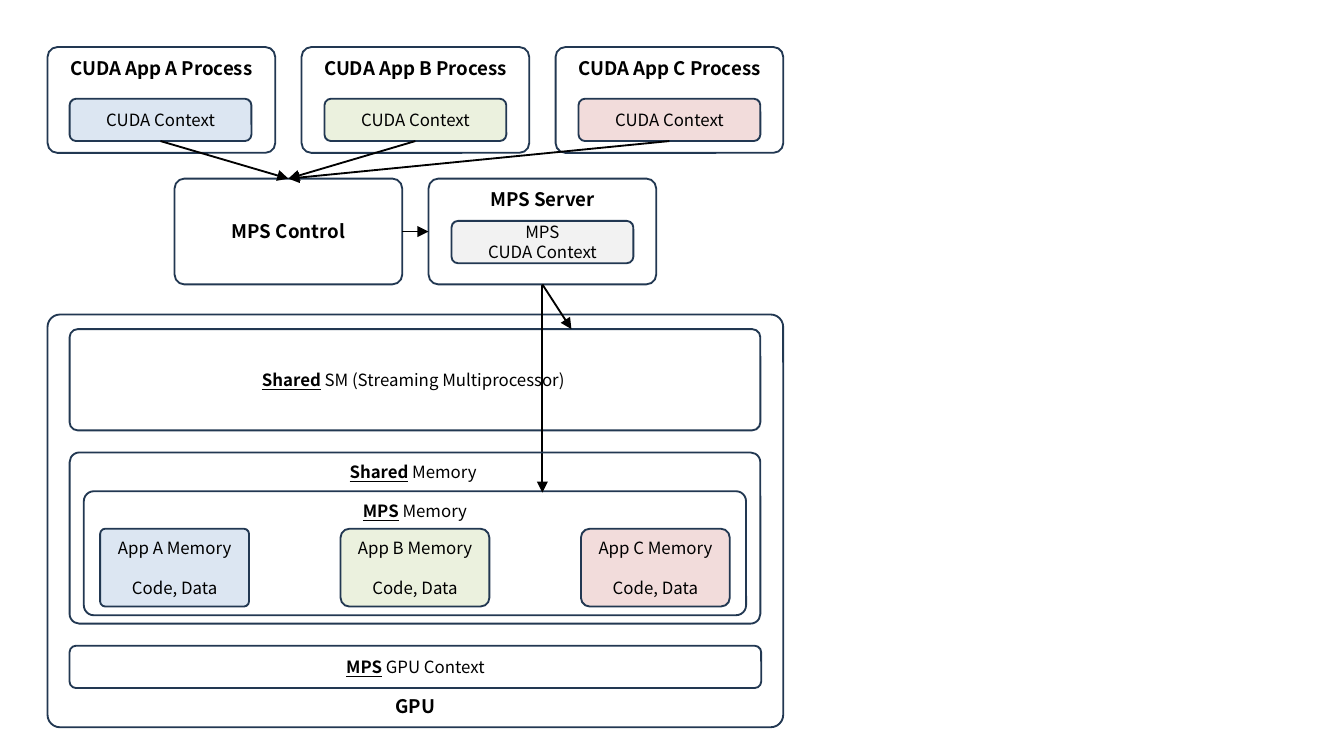
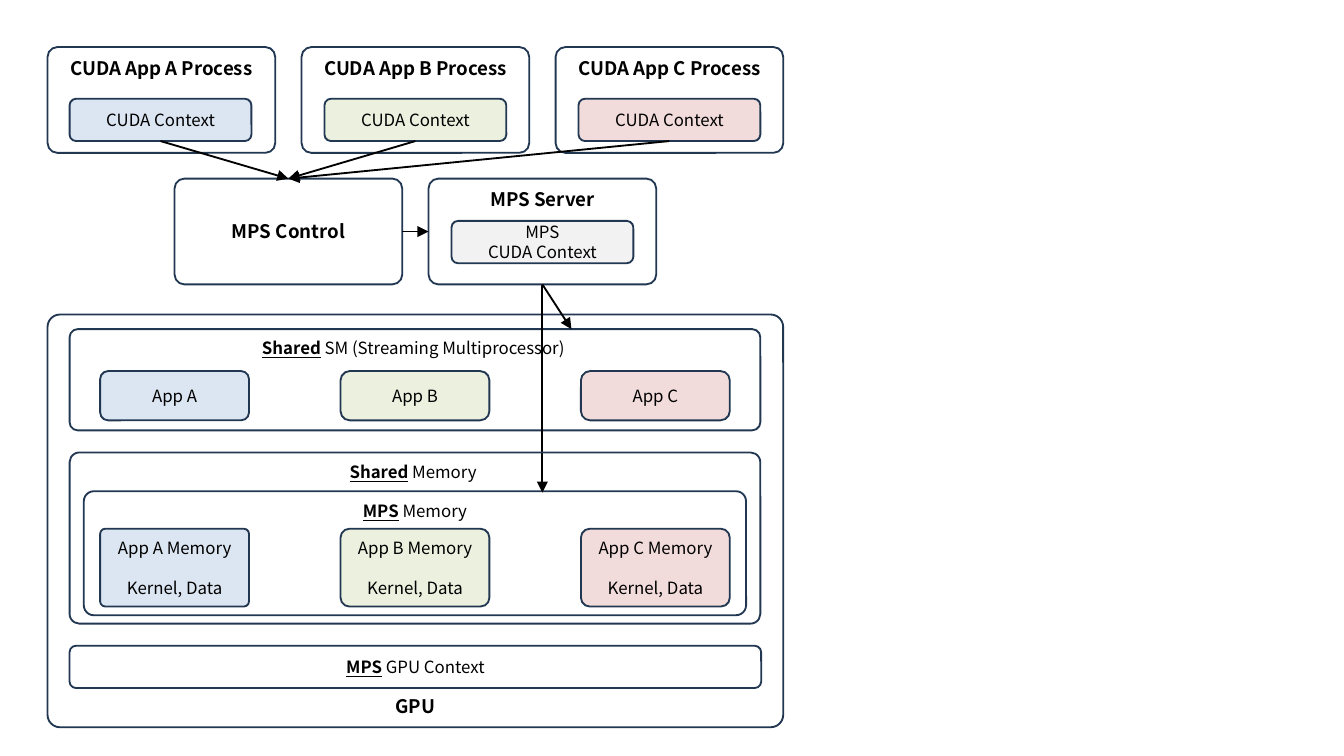
Before and after one commit to ssup2/blog-software, a slide deck: slide 4 of content/docs/theory-analysis/nvidia-gpu-sharing/images/images.pptx. Drawn at 1344x756 pixels with LibreOffice and Linux fonts; fonts in the diff are those of the drawing. Boxes give left, top, right and bottom in pixels: in the first picture for what was removed or moved away, otherwise in the second. Text is boxed around its words. In the diff, an @@ line names an element or a change of style, - is before the commit and + after.

```diff
--- a/content/docs/theory-analysis/nvidia-gpu-sharing/images/images.pptx
+++ b/content/docs/theory-analysis/nvidia-gpu-sharing/images/images.pptx
@@ rounded rectangle "Shared SM (Streaming Multiprocessor)" at (70,329,761,430): vertical alignment middle to top @@
@@ rounded rectangle added at (101,371,250,421), fill #DCE6F2, outline #233953 1 pt, 9 pt, text #000000 @@
+App A
@@ rounded rectangle added at (340,371,489,421), fill #EBF1DE, outline #233953 1 pt, 9 pt, text #000000 @@
+App B
@@ rounded rectangle added at (581,371,730,421), fill #F2DCDB, outline #233953 1 pt, 9 pt, text #000000 @@
+App C
@@ text in rounded rectangle at (127,580,222,597): text changed @@
-Code, Data
+Kernel, Data
@@ text in rounded rectangle at (367,580,463,597): text changed @@
-Code, Data
+Kernel, Data
@@ text in rounded rectangle at (608,580,703,597): text changed @@
-Code, Data
+Kernel, Data
```
Also in this commit, not shown: 4 other slides changed, 6 other files.
